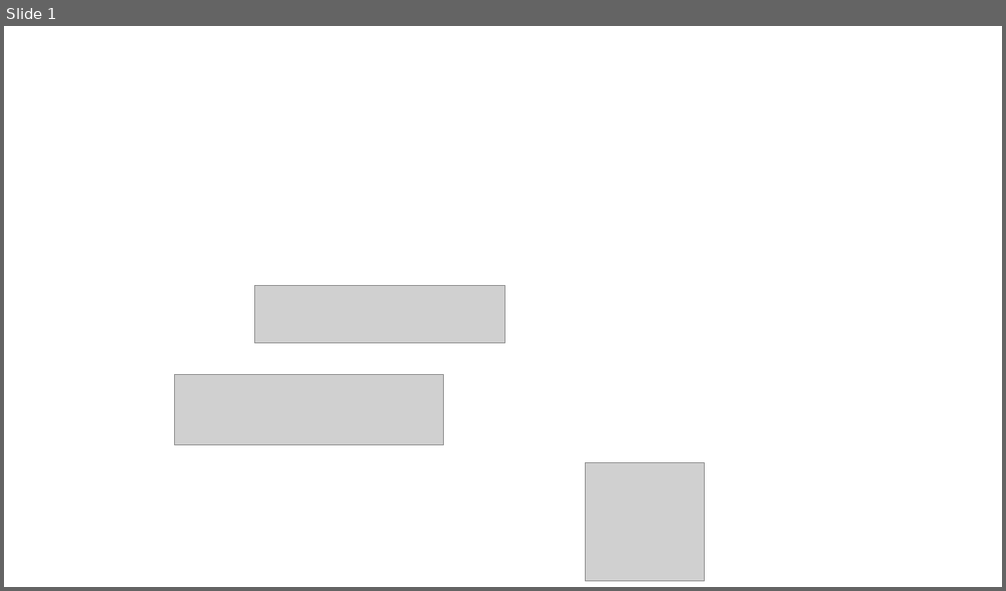
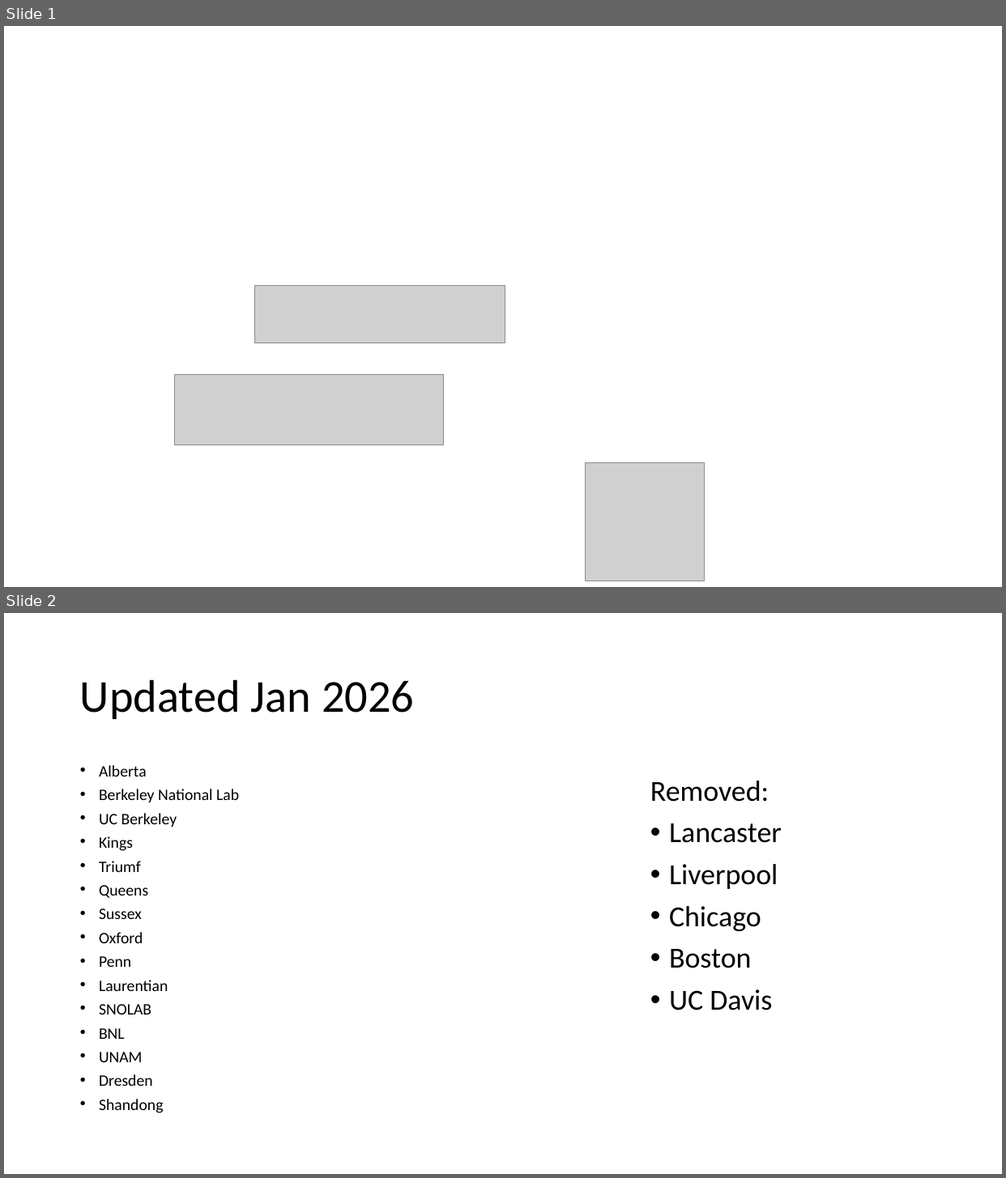
Before and after one commit to snoplus/website, a slide deck: images/institutions.pptx. Shown one above the other, each under a label of ours: slide 1 before the commit, slides 1 and 2 after it. The pictures are 1006x591 and 1006x1178 pixels, drawn with LibreOffice and Linux fonts; fonts in the diff are those of the drawing; grey boxes stand for pictures; background and template pictures are left out. Boxes give left, top, right and bottom in pixels: in the first picture for what was removed or moved away, otherwise in the second. Text is boxed around its words. In the diff, an @@ line names an element or a change of style, - is before the commit and + after.

```diff
--- a/images/institutions.pptx
+++ b/images/institutions.pptx
@@ slide 2 added at box(4, 613, 1002, 1174), background #FFFFFF @@
@@ title added at box(80, 679, 414, 719), 44 pt, text #000000 @@
+Updated Jan 2026
@@ text added at box(99, 765, 239, 1114), 15.4 pt, text #000000 @@
+• Alberta
+• Berkeley National Lab
+• UC Berkeley
+• Kings
+• Triumf
+• Queens
+• Sussex
+• Oxford
+• Penn
+• Laurentian
+• SNOLAB
+• BNL
+• UNAM
+• Dresden
+• Shandong
@@ text added at box(650, 781, 782, 1011), 28 pt, text #000000 @@
+Removed:
+• Lancaster
+• Liverpool
+• Chicago
+• Boston
+• UC Davis
```
Also in this commit, not shown: 1 other slide added, 1 other file.
